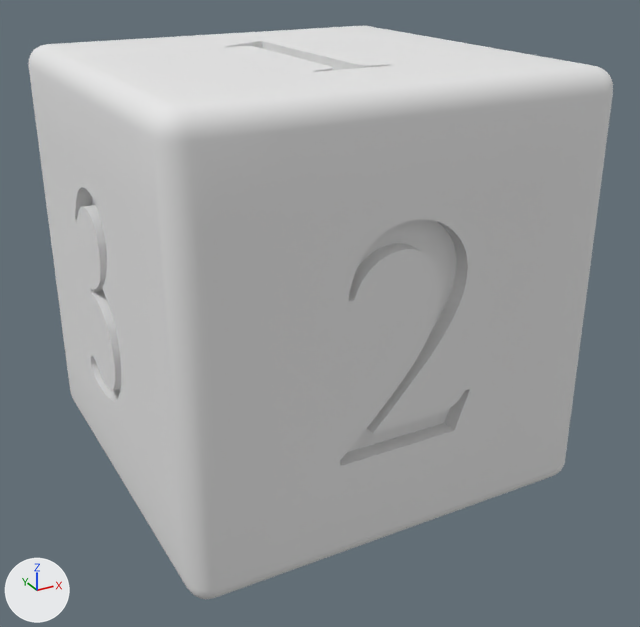
What one commit did to the OBJ model Assets/Models/Dice/D6/StandardD6.obj.
Before and after are seen from a 50 mm camera at (-1.9, -3.66, 1.53) aimed at (0.04, -0.14, -0.23). The axes (+X, +Y, +Z) are drawn at lower left. The lights are the same throughout. Where no turn or scale is listed for an object, it has been applied to the vertices.

Before the edit, the objects in view are built like this:
```python
mat_base = principled_material('Base')
mat_base.base_color = (0.8, 0.8, 0.8)  # white #e7e7e7
mat_base.roughness = 1.0
mat_number = principled_material('Number')
mat_number.base_color = (0.8, 0.8, 0.8)  # white #e7e7e7
mat_number.roughness = 1.0
me_standard_d6_cube = bpy.data.meshes.new('Standard_D6_Cube')
me_standard_d6_cube.from_pydata(...)  # 3019 vertices, 2893 faces; spans x -1.0..1.0, y -1.0..1.0, z -1.0..1.0
# faces by material slot: [469, 2424]
me_standard_d6_cube.materials.append(mat_base)  # white #e7e7e7
me_standard_d6_cube.materials.append(mat_number)  # white #e7e7e7
ob_standard_d6_cube = bpy.data.objects.new('Standard_D6_Cube', me_standard_d6_cube)
ob_standard_d6_cube.location = (0.0, 0.0, 0.0)
```
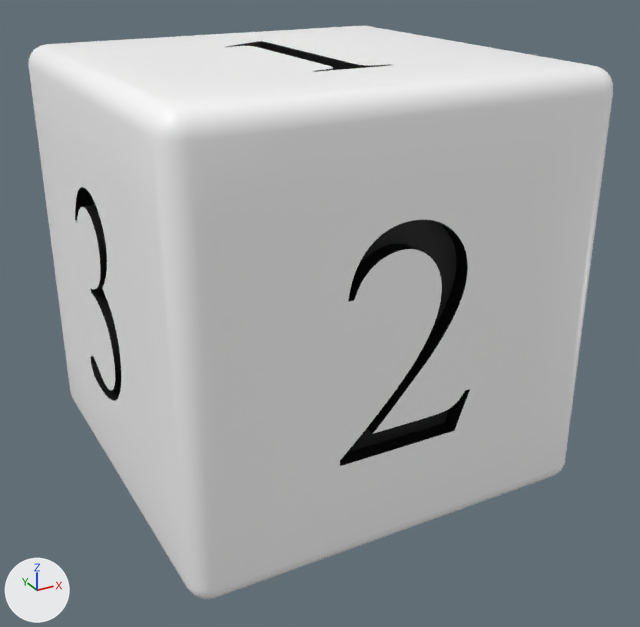
Boxes (x1, y1, x2, y2) around the edits, measured in the pictures (640 x 627 px):
```json
{"object": "Standard_D6_Cube", "change": "recoloured, surface changed", "before": [52, 38, 613, 599], "after": [52, 38, 613, 599]}
```

Edits to the scene script, one JSON object a line:
```json
{"op": "set", "path": "mat_base.base_color", "old": "(0.8, 0.8, 0.8)", "new": "(1.0, 1.0, 1.0)", "note": "white #e7e7e7 -> white #ffffff"}
{"op": "set", "path": "mat_base.roughness", "old": "1.0", "new": "0.4"}
{"op": "set", "path": "mat_number.base_color", "old": "(0.8, 0.8, 0.8)", "new": "(0.0, 0.0, 0.0)", "note": "white #e7e7e7 -> black #000000"}
```
